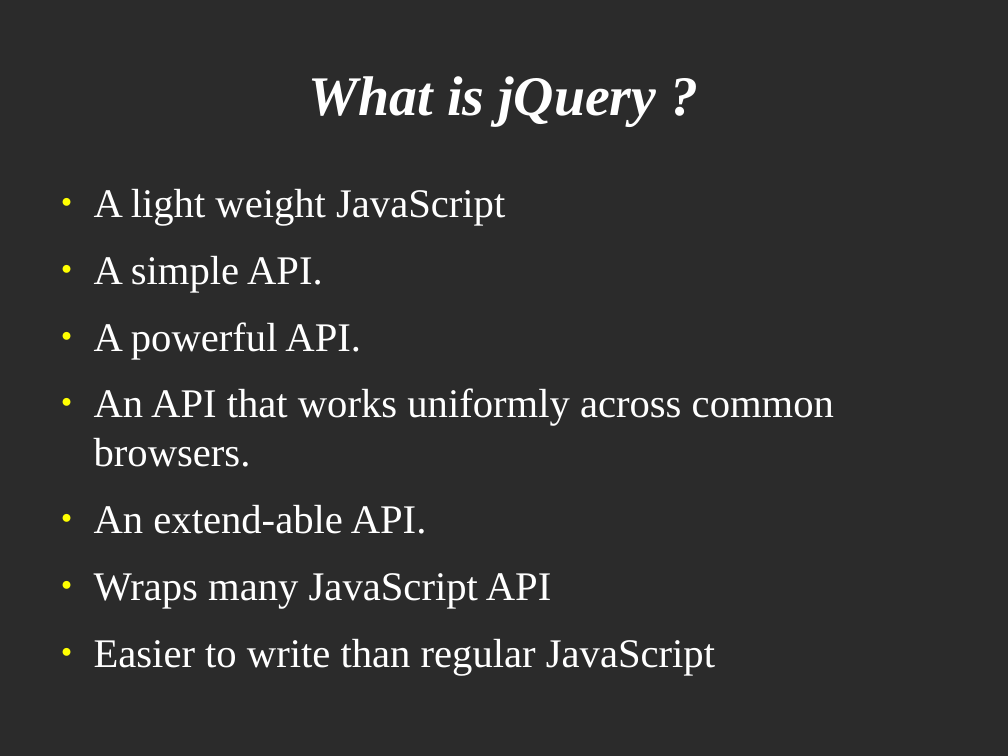
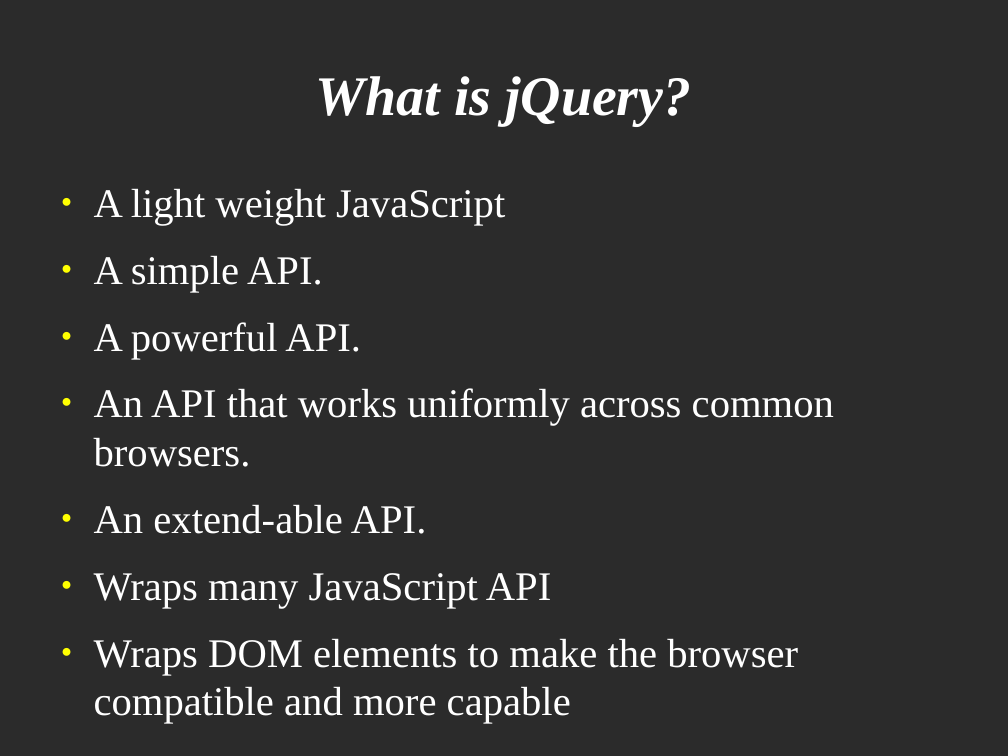
Before and after one commit to veltzer/demos, a slide deck: slide 4 of javascript/jquery/jquery.odp. Drawn at 1008x756 pixels with LibreOffice and Linux fonts; fonts in the diff are those of the drawing; background and template pictures are left out; a plain dark background stands for a picture behind light text. Boxes give left, top, right and bottom in pixels: in the first picture for what was removed or moved away, otherwise in the second. Text is boxed around its words. In the diff, an @@ line names an element or a change of style, - is before the commit and + after.

Commit message:
better one

```diff
--- a/javascript/jquery/jquery.odp
+++ b/javascript/jquery/jquery.odp
@@ title at bbox=[316, 76, 691, 126]: spaces changed @@
-What is jQuery ?
+What is jQuery?
@@ text at bbox=[94, 638, 798, 724]: text changed @@
-● Easier to write than regular JavaScript
+● Wraps DOM elements to make the browser compatible and more capable
```
Also in this commit, not shown: 4 other slides changed, 14 slides added, 1 slide removed.
